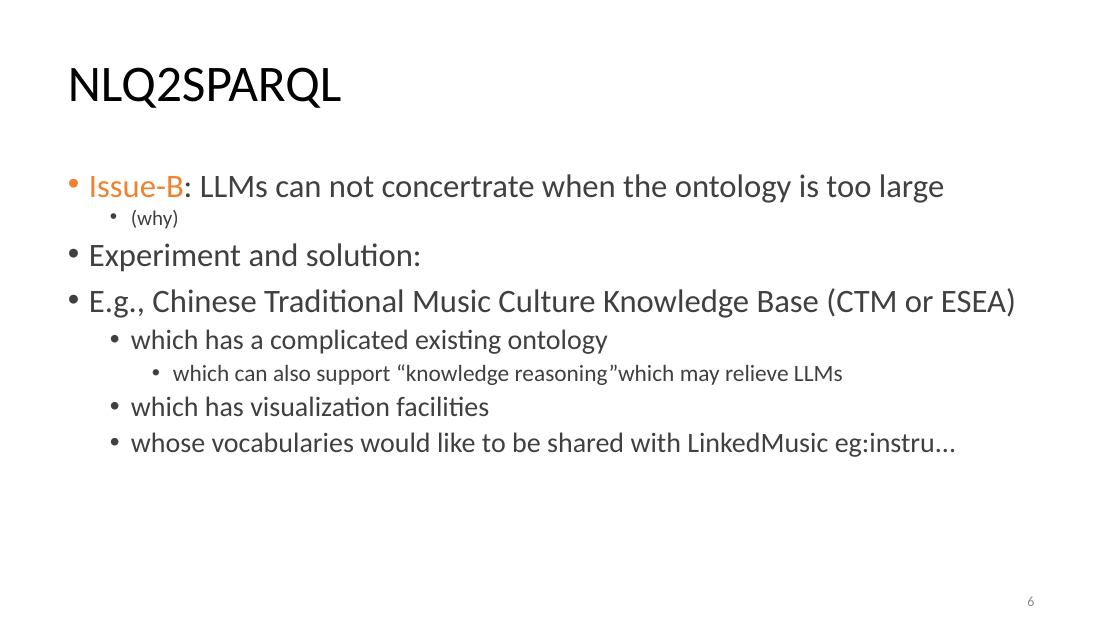
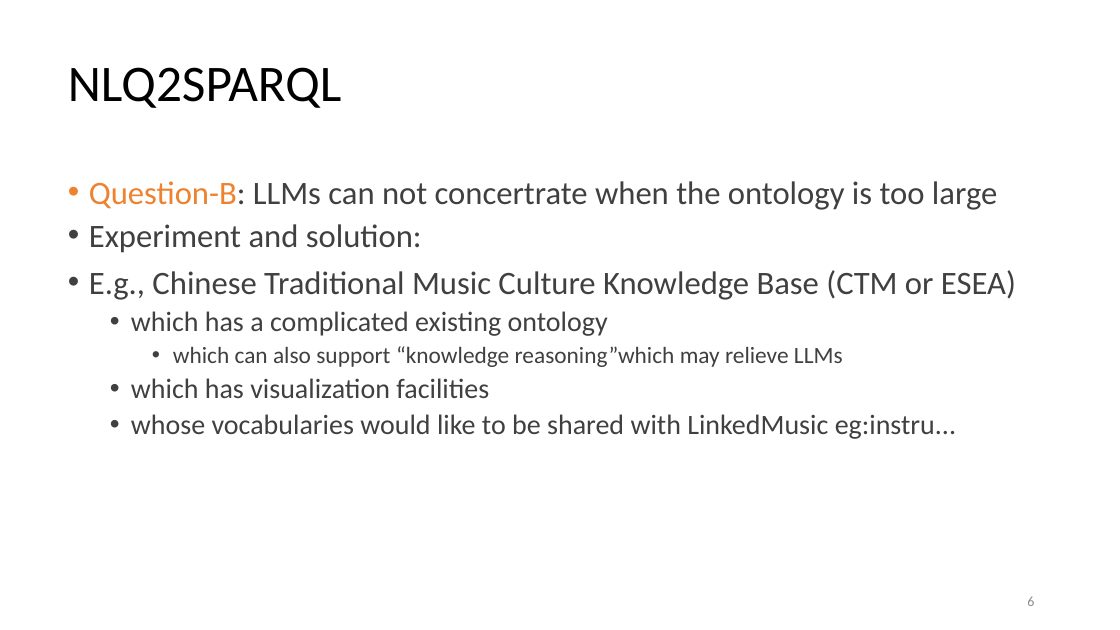
Before and after one commit to DDMAL/linkedmusic-queries, a slide deck: slide 6 of handOver_generalReviewOf_LinkedMusicQueries2024-2025.pptx. Drawn at 1120x630 pixels with LibreOffice and Linux fonts; fonts in the diff are those of the drawing. Boxes give left, top, right and bottom in pixels: in the first picture for what was removed or moved away, otherwise in the second. Text is boxed around its words. In the diff, an @@ line names an element or a change of style, - is before the commit and + after.

```diff
--- a/handOver_generalReviewOf_LinkedMusicQueries2024-2025.pptx
+++ b/handOver_generalReviewOf_LinkedMusicQueries2024-2025.pptx
@@ text at bbox=[89, 181, 997, 210]: text changed @@
-• Issue-B: LLMs can not concertrate when the ontology is too large
-  • (why)
+• Question-B: LLMs can not concertrate when the ontology is too large
```
Also in this commit, not shown: 4 other slides changed.
